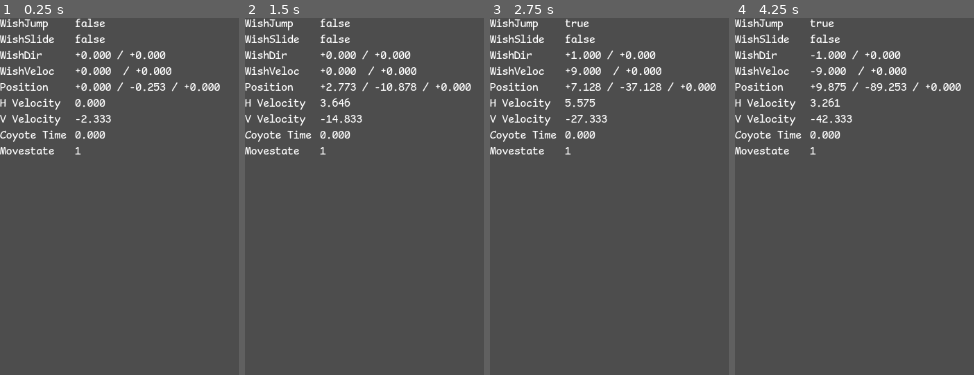
Above: before the commit, frames 1-4 (left to right).
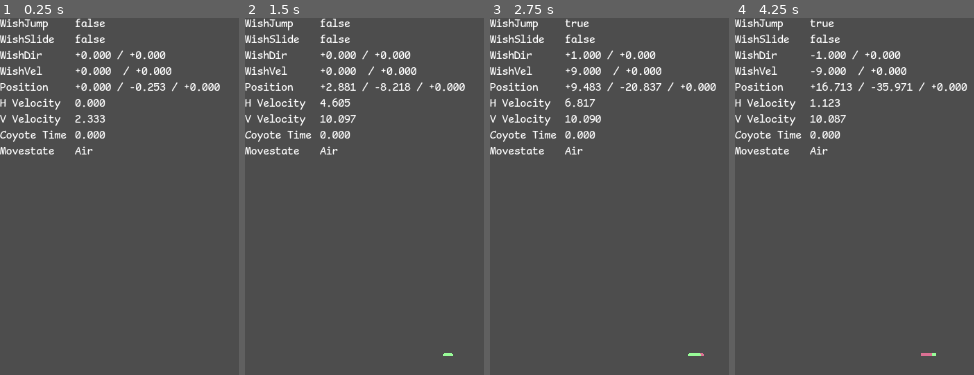
Above: after the commit, the same moments.

Repository: lxviolet66/flumberboozle-client
Game: Godot game, scene res://scenes/player/player.tscn
Same seed, same stepped clock (60 frames per second), same inputs: the game is played once before the commit and once after it. This scene is started directly instead of the project's main scene.
Inputs (mouse positions are in pixels of both pictures, inside the frame that each line leads up to):
- Up to frame 1 (0.25 s): no input
- Up to frame 2 (1.5 s): tap Enter at 0.5 s; move the mouse to (outside the picture) at 0.52 s; hold D (move_right) 0.53-1.25 s; hold Space (jump) 0.53-1.25 s; click (outside the picture) at 0.67 s; drag from (outside the picture) to (outside the picture) at 1.27 s
- Up to frame 3 (2.75 s): tap Enter at 2 s; move the mouse to (outside the picture) at 2.02 s; hold D (move_right) from 2.03 s (still down); hold Space (jump) from 2.03 s (still down); click (outside the picture) at 2.17 s
- Up to frame 4 (4.25 s): release D (move_right) at 2.75 s; release Space (jump) at 2.75 s; drag from (outside the picture) to (895, 175) at 2.77 s; tap Enter at 3.5 s; move the mouse to (outside the picture) at 3.52 s; hold A (move_left) from 3.53 s (still down); hold Space (jump) from 3.53 s (still down); click (outside the picture) at 3.67 s

The runs differ from the first frame. In frame 1, 0.3% of the frame differs, in the area x 17-47%, y 14-39%; in frame 2, 1.2%; in frame 3, 0.8%; in frame 4, 1.3%, in the area x 17-98%, y 14-95%.

Commit message:
Recoded movement to be better (no i will NOT elaborate)

Diff:
--- a/scenes/player/player.gd
+++ b/scenes/player/player.gd
@@ -28,28 +28,52 @@
 @export_category("Curves")
 @export var strafe_curve: Curve
 
-# NOTICE: maybe for snap lengths, define them programmatically as the
-# resulting velocity from moving in the current state
+# NOTICE: maybe for snap speeds, define them programmatically as the
+# resulting velocity from moving in the current state, so it never stops you
+# from moving and might also feel more intuitive and better, but idk this
+# sounds both complicated and also really computationally expensive (having to
+# calculate the entire movement physics process just to figure out the snap
+# speed). also
+
+@export var ground_speed_curve: Curve
+@export var ground_accel_curve: Curve
+@export var ground_drag_curve: Curve
+@export var ground_snap_speed_curve: Curve
+
+@export var air_speed_curve: Curve
+@export var air_accel_curve: Curve
+@export var air_drag_curve: Curve
+@export var air_snap_speed_curve: Curve
+
+@export var slide_speed_curve: Curve
+@export var slide_accel_curve: Curve
+@export var slide_drag_curve: Curve
+@export var slide_snap_speed_curve: Curve
+
+@export var wallrun_speed_curve: Curve
+@export var wallrun_accel_curve: Curve
+@export var wallrun_drag_curve: Curve
+@export var wallrun_snap_speed_curve: Curve
 
 const GROUND_SPEED: float = 50.0
 const GROUND_ACCEL: float = 2.0
-const GROUND_DRAG: float = 13.0
-const GROUND_SNAP_LENGTH: float = 0.2
+const GROUND_DRAG: float = 5.0
+const GROUND_SNAP_SPEED: float = 0.2
 
 const AIR_SPEED: float = 9.0
 const AIR_ACCEL: float = 1.0
 const AIR_DRAG: float = 0.0
-const AIR_SNAP_LENGTH: float = 0.05
-
-const SLIDE_SPEED: float = 15.0
-const SLIDE_ACCEL: float = 0.3
+const AIR_SNAP_SPEED: float = 0.05
+
+const SLIDE_SPEED: float = GROUND_SPEED * 2
+const SLIDE_ACCEL: float = GROUND_ACCEL / 2
 const SLIDE_DRAG: float = 2.0
-const SLIDE_SNAP_LENGTH: float = GROUND_SNAP_LENGTH
+const SLIDE_SNAP_SPEED: float = GROUND_SNAP_SPEED
 
 const WALLRUN_SPEED: float = 20.0
 const WALLRUN_ACCEL: float = 0.0
-const WALLRUN_DRAG: float = 0.0
-const WALLRUN_SNAP_LENGTH: float = AIR_SNAP_LENGTH
+const WALLRUN_DRAG: float = 0.0 # maybe this should just be `AIR_DRAG`?
+const WALLRUN_SNAP_SPEED: float = AIR_SNAP_SPEED
 
 const JUMP_POWER: float = 1.5
 const JUMP_BOOST_DECREMENT: float = JUMP_POWER / 5
@@ -61,18 +85,19 @@
 ## "MOUSE_SENSITIVITY" SHALL REMAIN AT A REASONABLE QUANTITY
 const DEGREES_PER_UNIT: float = 0.01
 
-# this is not a "speed cap", just when to stop applying gravity.
 # there will perhaps maybe in future be something that lets you instantly set
 # your Y velocity to this (basically stolen from parkour legacy downshift)
 # ok maybe not EXACTLY this value but a similarly high value
-const TERMINAL_VELOCITY: float = 100.0
+const MAX_FALL_SPEED: float = 100.0
 
 ## ZIS VARIABLE CONTAINS DAS VECTOR VHICH ZE PLAYER VISHES TO TRAVEL IN
 ## FOR INSTANCE, IF ZE PLAYER HOLDS FORWARD ZEN ZE VARIABLE SHALL HOLD ZE
 ## VALUE (0, -1)
 ## [br][br]
 ## IT IS OF MOST IMPORTANCE YOU KEEP IN MIND ZAT ZE VECTOR IS OF LENGTH 1
-var wish_dir := Vector2.ZERO
+var wish_dir := Vector3.ZERO
+## ZIS VARIABLE IS MISSING DOCUMENTATION
+var wish_vel: Vector3
 ## ZIS VARIABLE CONTAINS EIN BOOLEAN VALUE VHICH TELLS US IF ZE PLAYER VISHES
 ## TO JUMP
 var wish_jump: bool = false
@@ -108,18 +133,22 @@
 var jumping: bool = false
 
 func _ready() -> void:
-	# 20 bucks says this line of code will break within a year (17/09/2025)
-	Input.set_use_accumulated_input(false)
-
 	for node in get_tree().get_nodes_in_group("Player PhysicsBody3Ds"):
 		our_physics_body_ids.append(node.get_instance_id())
 
+	if is_multiplayer_authority():
+		# 20 bucks says this line of code will break within a year (17/09/2025)
+		Input.set_use_accumulated_input(false)
+
 
 func _physics_process(_delta) -> void:
 	pass # :3
 
 
 func _unhandled_input(event: InputEvent) -> void:
+	if not is_multiplayer_authority():
+		return
+
 	if event is InputEventKey:
 		handle_keyboard_input(event)
 
@@ -131,75 +160,75 @@
 
 
 func _integrate_forces(state: PhysicsDirectBodyState3D) -> void:
+	var horizontal_velocity: Vector3 = linear_velocity * Vector3(1, 0, 1)
+
 	var things_touching_legs: Array = GroundArea.get_overlapping_bodies()
 	movestate = determine_movestate(things_touching_legs)
 
 	# Godot team please just add array/tuple unpacking to core already
 	# this is just getting embarassing for you guys
-	var __: Dictionary[String,float] = get_movestate_stats(movestate)
+	var __: Dictionary[String,float] = get_movement_stats(
+			movestate, horizontal_velocity.length())
 	var move_speed: float = __["speed"]
 	var move_accel: float = __["accel"]
-	var move_drag: float = __["drag"]
-	var snap_length: float = __["snap_length"]
-
-	var wish_vel: Vector2 = wish_dir.rotated(-Camera.rotation.y) * move_speed
-	var horizontal_velocity = Vector2(linear_velocity.x, linear_velocity.z)
-	#var wish_vel: Vector2 = (
-			#wish_dir * horizontal_velocity \
-			#if horizontal_velocity.length() > move_speed
-			#else wish_dir * move_speed
-	#)
+	var move_drag:  float = __["drag"]
+	var snap_speed: float = __["snap_speed"]
 
 	## Angle between [member linear_velocity] and [member wish_vel]
-	var strafe_angle: float = abs(rad_to_deg(wish_vel.angle_to(
-			horizontal_velocity)))
-
+	var strafe_angle: float = deg_to_rad(wish_vel.angle_to(
+			linear_velocity * Vector3(1, 0, 1)))
 	var strafe_multiplier: float = strafe_curve.sample(strafe_angle)
 	print("%.3f %.3f" % [strafe_angle, strafe_multiplier])
 
-	wish_vel *= strafe_multiplier
+	## [member linear_velocity] with the [code]y[/code] component set to 0,
+	## just exists because doing
+	## [code]linear_velocity * Vector3(1, 0, 1)[/code] every time we want the
+	## velocity with the vertical component removed (quite often) is less
+
+	#wish_vel *= strafe_multiplier
 
 	if movestate == Movestates.GROUND:
 		coyote_time = MAX_COYOTE_TIME
 
-	if wish_jump:
-		if coyote_time > 0:
-			# Jump
-			jump_boost = JUMP_POWER
-			coyote_time = 0
-		# Maintain jump
-		if jump_boost > 0:
-			linear_velocity.y += jump_boost
-	else:
-		jump_boost = 0
-	jump_boost -= JUMP_BOOST_DECREMENT
-	# FIXME: doing it like this is MID!!! the drag should be applied no matter
-	# what, but rn it applies drag if wish_vel is (0, 0) and otherwise
-	# it applies acceleration it should do both!!! wtf was i cooking!!!
+	elif movestate == Movestates.AIR:
+		pass
+
+	elif movestate == Movestates.WALLRUN:
+		pass
+
+	elif movestate == Movestates.SLIDE:
+		pass
+
+	handle_jump()
+
+	wish_vel = wish_dir.rotated(Vector3.UP, Camera.rotation.y) * move_speed
+
+	# If wish_vel < linear_velocity, then we set the length to that of
+	# linear velocity
+	if wish_vel.length() < horizontal_velocity.length():
+		wish_vel = Utils.set_length(wish_vel, horizontal_velocity.length())
+
+	# Apply player movement
+	if wish_vel != Vector3.ZERO:
+		linear_velocity = Utils.exp_decay(
+				linear_velocity,
+				wish_vel,
+				move_accel,
+				state.step,
+		)
+	# Apply drag
 	linear_velocity = Utils.exp_decay(
 			linear_velocity,
-			Vector3(wish_vel.x, linear_velocity.y, wish_vel.y),
-			move_accel,
-			state.step, # functionally identical to `delta`
+			linear_velocity * Vector3(0, 1, 0),
+			move_drag,
+			state.step,
 	)
-	linear_velocity = Utils.exp_decay(
-			linear_velocity,
-			Vector3(0, 0, 0),
-			move_drag,
-			state.step, # functionally identical to `delta`
-	)
-
-	# maybe this should only be applied if the player isn't on the ground;
-	# having the player rconstantly being pushed into the ground might not
-	# be the best (but also at the same time kinda is good for physics e.g
-	# you would probably want to be pushing to the platform you're standing on
-	# if that platform is a physics object)
-	if linear_velocity.y < TERMINAL_VELOCITY:
+
+	if (linear_velocity * abs(gravity_vector)).length() < MAX_FALL_SPEED:
 		linear_velocity += gravity_vector * state.step
 
-	if (linear_velocity * Vector3(1, 0, 1)).length() < snap_length:
+	if (linear_velocity * Vector3(1, 0, 1)).length() < snap_speed:
 		linear_velocity *= Vector3(0, 1, 0)
-
 
 	update_debug_information(
 			wish_jump,
@@ -211,6 +240,20 @@
 			coyote_time,
 			movestate,
 	)
+
+
+func handle_jump() -> void:
+	if not wish_jump:
+		jump_boost = 0
+		return
+	if coyote_time > 0:
+		# Jump
+		jump_boost = JUMP_POWER
+		coyote_time = 0
+		# Maintain jump
+	if jump_boost > 0:
+		linear_velocity.y += jump_boost
+	jump_boost -= JUMP_BOOST_DECREMENT
 
 
 ## We Calleth Uponeth this Functionalitye at everye just opportunity with which
@@ -228,10 +271,11 @@
 		elif Input.mouse_mode == Input.MOUSE_MODE_CAPTURED:
 			Input.mouse_mode = Input.MOUSE_MODE_VISIBLE
 
-	wish_dir = Input.get_vector(
+	var input_vector: Vector2 = Input.get_vector(
 			"move_left", "move_right",
 			"move_forward", "move_backward"
 	)
+	wish_dir = Vector3(input_vector.x, 0, input_vector.y)
 
 	# "Don't Repeat Yourself" is advice for cowards
 	if event.is_action_pressed("jump"):
@@ -250,7 +294,7 @@
 func handle_mouse_movement(event: InputEventMouseMotion) -> void:
 	## ZIS VARIABLE CONTAINS DAS UNSCALED POINTING DEVICE MOTION RELATIVE TO
 	## DAS PREVIOUS POSITION IN ZE COORDINATE SYSTEM OF ZE SCREEN
-	var motion = event.screen_relative
+	var motion: Vector2 = event.screen_relative
 	rotation_difference += motion * mouse_sensitivity * DEGREES_PER_UNIT
 
 
@@ -271,7 +315,7 @@
 
 
 func determine_movestate(things_touching_legs: Array[Node3D]) -> Movestates:
-	for i in things_touching_legs:
+	for i: Node3D in things_touching_legs:
 		if i.get_instance_id() in our_physics_body_ids:
 			things_touching_legs.erase(i)
 
@@ -290,15 +334,16 @@
 		# be implemented.
 		return Movestates.AIR
 
+
 func update_debug_information(
 	given_wish_jump: bool,
 	given_wish_slide: bool,
-	given_wish_dir: Vector2,
-	given_wish_vel: Vector2,
+	given_wish_dir: Vector3,
+	given_wish_vel: Vector3,
 	given_position: Vector3,
 	given_velocity: Vector3,
 	given_coyote_time: float,
-	given_state: Movestates,
+	given_movestate: Movestates,
 ) -> void:
 	WishJumpLabel.text = "%s" % given_wish_jump
 	WishSlideLabel.text = "%s" % given_wish_slide
@@ -308,46 +353,78 @@
 			% [given_position.x, given_position.y, given_position.z]
 	HorizontalVelocityLabel.text = "%.3f" \
 			% Vector2(given_velocity.x, given_velocity.z).length()
-	VerticalVelocityLabel.text = "%.3f" % given_velocity.y
+	VerticalVelocityLabel.text = "%.3f" % abs(given_velocity.y)
 	CoyoteTimeLabel.text = "%.3f" % given_coyote_time
-	MovestateLabel.text = "%s" % given_state
-
-
-func get_movestate_stats(given_movestate) -> Dictionary[String, float]:
+	MovestateLabel.text = movestate_to_string(given_movestate)
+
+
+func movestate_to_string(given_movestate) -> String:
+	return (
+			"Ground" if given_movestate == Movestates.GROUND
+			else "Air" if given_movestate == Movestates.AIR
+			else "Slide" if given_movestate == Movestates.SLIDE
+			else "Wallrun"
+	)
+
+
+func get_movement_stats(
+		given_movestate: Movestates,
+		given_velocity: float,
+) -> Dictionary[String,float]:
 	match given_movestate:
 		Movestates.GROUND:
 			return {
-				"speed": GROUND_SPEED,
-				"accel": GROUND_ACCEL,
-				"drag": GROUND_DRAG,
-				"snap_length": GROUND_SNAP_LENGTH,
+				"speed": ground_speed_curve.sample(given_velocity) \
+				* GROUND_SPEED,
+				"accel": ground_accel_curve.sample(given_velocity) \
+				* GROUND_ACCEL,
+				"drag": ground_drag_curve.sample(given_velocity) \
+				* GROUND_DRAG,
+				"snap_speed": ground_snap_speed_curve.sample(given_velocity) \
+				* GROUND_SNAP_SPEED,
 			}
 		Movestates.AIR:
 			return {
-				"speed": AIR_SPEED,
-				"accel": AIR_ACCEL,
-				"drag": AIR_DRAG,
-				"snap_length": AIR_SNAP_LENGTH,
+				"speed": air_speed_curve.sample(given_velocity) \
+				* AIR_SPEED,
+				"accel": air_accel_curve.sample(given_velocity) \
+				* AIR_ACCEL,
+				"drag": air_drag_curve.sample(given_velocity) \
+				* AIR_DRAG,
+				"snap_speed": air_snap_speed_curve.sample(given_velocity) \
+				* AIR_SNAP_SPEED,
 			}
 		Movestates.SLIDE:
 			return {
-				"speed": SLIDE_SPEED,
-				"accel": SLIDE_ACCEL,
-				"drag": SLIDE_DRAG,
-				"snap_length": SLIDE_SNAP_LENGTH,
+				"speed": slide_speed_curve.sample(given_velocity) \
+				* SLIDE_SPEED,
+				"accel": slide_accel_curve.sample(given_velocity) \
+				* SLIDE_ACCEL,
+				"drag": slide_drag_curve.sample(given_velocity) \
+				* SLIDE_DRAG,
+				"snap_speed": slide_snap_speed_curve.sample(given_velocity) \
+				* SLIDE_SPEED,
 			}
 		Movestates.WALLRUN:
 			return {
-				"speed": WALLRUN_SPEED,
-				"accel": WALLRUN_ACCEL,
-				"drag": WALLRUN_DRAG,
-				"snap_length": WALLRUN_SNAP_LENGTH,
+				"speed": wallrun_speed_curve.sample(given_velocity) \
+				* WALLRUN_SPEED,
+				"accel": wallrun_accel_curve.sample(given_velocity) \
+				* WALLRUN_ACCEL,
+				"drag": wallrun_drag_curve.sample(given_velocity) \
+				* WALLRUN_DRAG,
+				"snap_speed": wallrun_snap_speed_curve.sample(given_velocity) \
+				* WALLRUN_SPEED,
 			}
 
-	# this should never happen, and exists just to shut up a godot warning
-	# how about if it somehow does, somthing funny happens?
+	# godot spits out an error because "not all code paths return a value"
+	# (we always have a movestate, so we always return something, but godot
+	# disagrees :3)
+	# if somehow you break the code this spectacularly, how about you get a
+	# spectacle in return
 	return {
-		"speed": 24727,
-		"accel": 24727,
-		"drag": 0,
+		"speed":      24727,
+		"accel":      24727,
+		"drag":       0,
+		"snap_speed": 0,
 	}
--- a/scenes/player/player.tscn
+++ b/scenes/player/player.tscn
@@ -1,17 +1,86 @@
-[gd_scene load_steps=8 format=3 uid="uid://bukci33ldbdot"]
+[gd_scene load_steps=26 format=3 uid="uid://bukci33ldbdot"]
 
 [ext_resource type="Script" uid="uid://x5c4olswac4i" path="res://scenes/player/player.gd" id="1_8afob"]
 [ext_resource type="Script" uid="uid://c1xls8mvby8e4" path="res://scenes/player/camera.gd" id="2_dovo2"]
 [ext_resource type="Shape3D" uid="uid://sv5fopvaplyv" path="res://scenes/player/player_hitbox.tres" id="2_gmlin"]
+[ext_resource type="Script" uid="uid://cgs0670ldgfte" path="res://scenes/player/velocity_line.gd" id="4_lvxji"]
+[ext_resource type="Script" uid="uid://yl7olf5p1wqw" path="res://scenes/player/wish_vel_line.gd" id="5_p47bc"]
 
 [sub_resource type="PhysicsMaterial" id="PhysicsMaterial_dovo2"]
 friction = 0.0
 
 [sub_resource type="Curve" id="Curve_gmlin"]
-_limits = [1.0, 2.0, 0.0, 180.0]
-_data = [Vector2(0, 1), 0.0, 0.0, 0, 0, Vector2(45, 2), 0.0, 0.0, 0, 0, Vector2(90, 1), 0.0, 0.0, 0, 0, Vector2(180, 1), 0.0, 0.0, 0, 0]
+_limits = [1.0, 1.5023923, 0.0, 180.0]
+bake_resolution = 180
+_data = [Vector2(0, 1), 0.0, 0.0, 0, 0, Vector2(45, 1.5023923), 0.0, 0.0, 0, 0, Vector2(90, 1), 0.0, 0.0, 0, 0, Vector2(180, 1), 0.0, 0.0, 0, 0]
 point_count = 4
 metadata/_snap_count = 100
+
+[sub_resource type="Curve" id="Curve_5gtgg"]
+_data = [Vector2(0, 1), 0.0, 0.0, 0, 0]
+point_count = 1
+
+[sub_resource type="Curve" id="Curve_qek5x"]
+_limits = [0.0, 3.0, 0.0, 3.0]
+_data = [Vector2(0, 3), 0.0, -0.6634769, 0, 1, Vector2(3, 1.0095694), 0.0, 0.0, 0, 0]
+point_count = 2
+
+[sub_resource type="Curve" id="Curve_0owmy"]
+_limits = [0.0, 4.0, 0.0, 3.0]
+_data = [Vector2(0, 4), 0.0, -1.0013585, 0, 1, Vector2(3, 0.99592423), 0.0, 0.0, 0, 0]
+point_count = 2
+
+[sub_resource type="Curve" id="Curve_p47bc"]
+_data = [Vector2(0, 1), 0.0, 0.0, 0, 0]
+point_count = 1
+
+[sub_resource type="Curve" id="Curve_75vfm"]
+_data = [Vector2(0, 1), 0.0, 0.0, 0, 0]
+point_count = 1
+
+[sub_resource type="Curve" id="Curve_h17s1"]
+_data = [Vector2(0, 1), 0.0, 0.0, 0, 0]
+point_count = 1
+
+[sub_resource type="Curve" id="Curve_je7p5"]
+_data = [Vector2(0, 1), 0.0, 0.0, 0, 0]
+point_count = 1
+
+[sub_resource type="Curve" id="Curve_fm80t"]
+_data = [Vector2(0, 1), 0.0, 0.0, 0, 0]
+point_count = 1
+
+[sub_resource type="Curve" id="Curve_gx1jg"]
+_data = [Vector2(0, 1), 0.0, 0.0, 0, 0]
+point_count = 1
+
+[sub_resource type="Curve" id="Curve_ugbui"]
+_data = [Vector2(0, 1), 0.0, 0.0, 0, 0]
+point_count = 1
+
+[sub_resource type="Curve" id="Curve_fcs02"]
+_data = [Vector2(0, 1), 0.0, 0.0, 0, 0]
+point_count = 1
+
+[sub_resource type="Curve" id="Curve_myrg7"]
+_data = [Vector2(0, 1), 0.0, 0.0, 0, 0]
+point_count = 1
+
+[sub_resource type="Curve" id="Curve_kvlxm"]
+_data = [Vector2(0, 1), 0.0, 0.0, 0, 0]
+point_count = 1
+
+[sub_resource type="Curve" id="Curve_uf5tr"]
+_data = [Vector2(0, 1), 0.0, 0.0, 0, 0]
+point_count = 1
+
+[sub_resource type="Curve" id="Curve_lgqa7"]
+_data = [Vector2(0, 1), 0.0, 0.0, 0, 0]
+point_count = 1
+
+[sub_resource type="Curve" id="Curve_8ydkj"]
+_data = [Vector2(0, 1), 0.0, 0.0, 0, 0]
+point_count = 1
 
 [sub_resource type="CapsuleMesh" id="CapsuleMesh_u8vuu"]
 
@@ -42,6 +111,22 @@
 CoyoteTimeLabel = NodePath("Control/GridContainer/CoyoteTimeValue")
 MovestateLabel = NodePath("Control/GridContainer/MovestateValue")
 strafe_curve = SubResource("Curve_gmlin")
+ground_speed_curve = SubResource("Curve_5gtgg")
+ground_accel_curve = SubResource("Curve_qek5x")
+ground_drag_curve = SubResource("Curve_0owmy")
+ground_snap_speed_curve = SubResource("Curve_p47bc")
+air_speed_curve = SubResource("Curve_75vfm")
+air_accel_curve = SubResource("Curve_h17s1")
+air_drag_curve = SubResource("Curve_je7p5")
+air_snap_speed_curve = SubResource("Curve_fm80t")
+slide_speed_curve = SubResource("Curve_gx1jg")
+slide_accel_curve = SubResource("Curve_ugbui")
+slide_drag_curve = SubResource("Curve_fcs02")
+slide_snap_speed_curve = SubResource("Curve_myrg7")
+wallrun_speed_curve = SubResource("Curve_kvlxm")
+wallrun_accel_curve = SubResource("Curve_uf5tr")
+wallrun_drag_curve = SubResource("Curve_lgqa7")
+wallrun_snap_speed_curve = SubResource("Curve_8ydkj")
 
 [node name="MeshInstance3D" type="MeshInstance3D" parent="."]
 mesh = SubResource("CapsuleMesh_u8vuu")
@@ -68,6 +153,25 @@
 anchors_preset = 0
 offset_right = 40.0
 offset_bottom = 40.0
+
+[node name="VelocityLine" type="Line2D" parent="Control" node_paths=PackedStringArray("Player", "Camera")]
+begin_cap_mode = 2
+end_cap_mode = 2
+antialiased = true
+script = ExtResource("4_lvxji")
+Player = NodePath("../..")
+Camera = NodePath("../../PlayerCamera")
+metadata/_custom_type_script = "uid://dki68rfovc6d5"
+
+[node name="WishVelLine" type="Line2D" parent="Control" node_paths=PackedStringArray("Player", "Camera")]
+z_index = -1
+begin_cap_mode = 2
+end_cap_mode = 2
+antialiased = true
+script = ExtResource("5_p47bc")
+Player = NodePath("../..")
+Camera = NodePath("../../PlayerCamera")
+metadata/_custom_type_script = "uid://dki68rfovc6d5"
 
 [node name="GridContainer" type="GridContainer" parent="Control"]
 layout_mode = 0
@@ -115,11 +219,11 @@
 [node name="WishDirValue" type="Label" parent="Control/GridContainer"]
 layout_mode = 2
 size_flags_horizontal = 2
-text = "(0, 0)"
+text = "0.000 / 0.000"
 
 [node name="WishVelTitle" type="Label" parent="Control/GridContainer"]
 layout_mode = 2
-text = "WishVeloc"
+text = "WishVel"
 
 [node name="VSeparator4" type="VSeparator" parent="Control/GridContainer"]
 layout_mode = 2
@@ -128,7 +232,7 @@
 [node name="WishVelValue" type="Label" parent="Control/GridContainer"]
 layout_mode = 2
 size_flags_horizontal = 2
-text = "(0, 0)"
+text = "0.000 / 0.000"
 
 [node name="PositionTitle" type="Label" parent="Control/GridContainer"]
 layout_mode = 2
@@ -141,7 +245,7 @@
 [node name="PositionValue" type="Label" parent="Control/GridContainer"]
 layout_mode = 2
 size_flags_horizontal = 2
-text = "(0, 0, 0)"
+text = "0.000 / 0.000 / 0.000"
 
 [node name="HorizontalVelocityTitle" type="Label" parent="Control/GridContainer"]
 layout_mode = 2
@@ -154,7 +258,7 @@
 [node name="HorizontalVelocityValue" type="Label" parent="Control/GridContainer"]
 layout_mode = 2
 size_flags_horizontal = 2
-text = "0.0"
+text = "0.000"
 
 [node name="VerticalVelocityTitle" type="Label" parent="Control/GridContainer"]
 layout_mode = 2
@@ -167,7 +271,7 @@
 [node name="VerticalVelocityValue" type="Label" parent="Control/GridContainer"]
 layout_mode = 2
 size_flags_horizontal = 2
-text = "0.0"
+text = "0.000"
 
 [node name="CoyoteTimeTitle" type="Label" parent="Control/GridContainer"]
 layout_mode = 2
@@ -180,17 +284,17 @@
 [node name="CoyoteTimeValue" type="Label" parent="Control/GridContainer"]
 layout_mode = 2
 size_flags_horizontal = 2
+text = "000"
+
+[node name="MovestateTitle" type="Label" parent="Control/GridContainer"]
+layout_mode = 2
+text = "Movestate"
+
+[node name="VSeparator9" type="VSeparator" parent="Control/GridContainer"]
+layout_mode = 2
+size_flags_horizontal = 2
+
+[node name="MovestateValue" type="Label" parent="Control/GridContainer"]
+layout_mode = 2
+size_flags_horizontal = 2
 text = "0"
-
-[node name="MovestateTitle" type="Label" parent="Control/GridContainer"]
-layout_mode = 2
-text = "Movestate"
-
-[node name="VSeparator9" type="VSeparator" parent="Control/GridContainer"]
-layout_mode = 2
-size_flags_horizontal = 2
-
-[node name="MovestateValue" type="Label" parent="Control/GridContainer"]
-layout_mode = 2
-size_flags_horizontal = 2
-text = "0"
